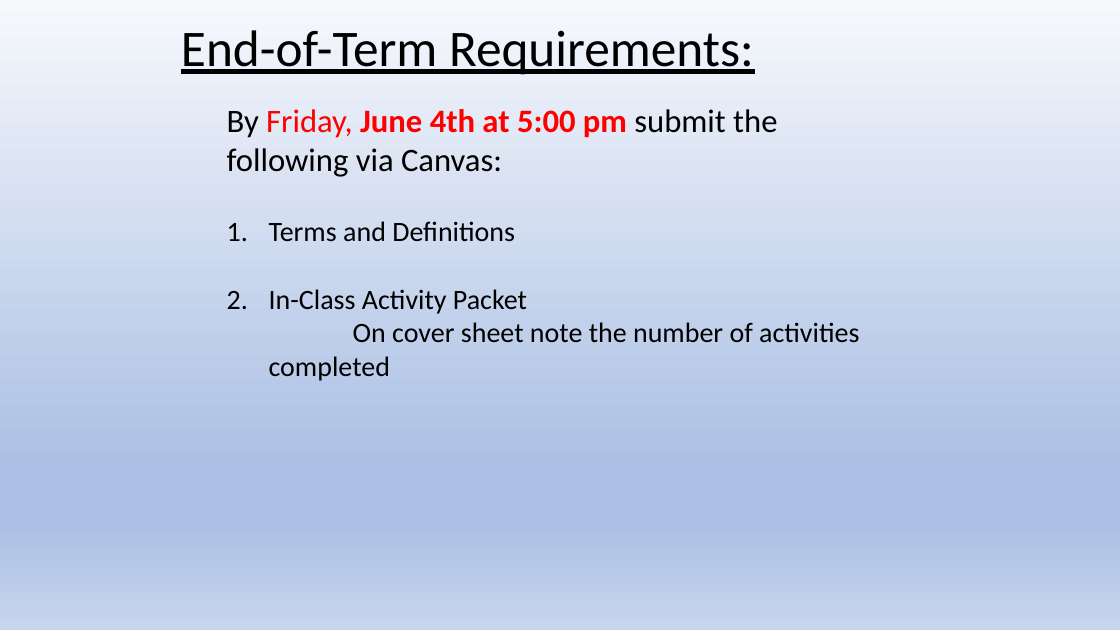
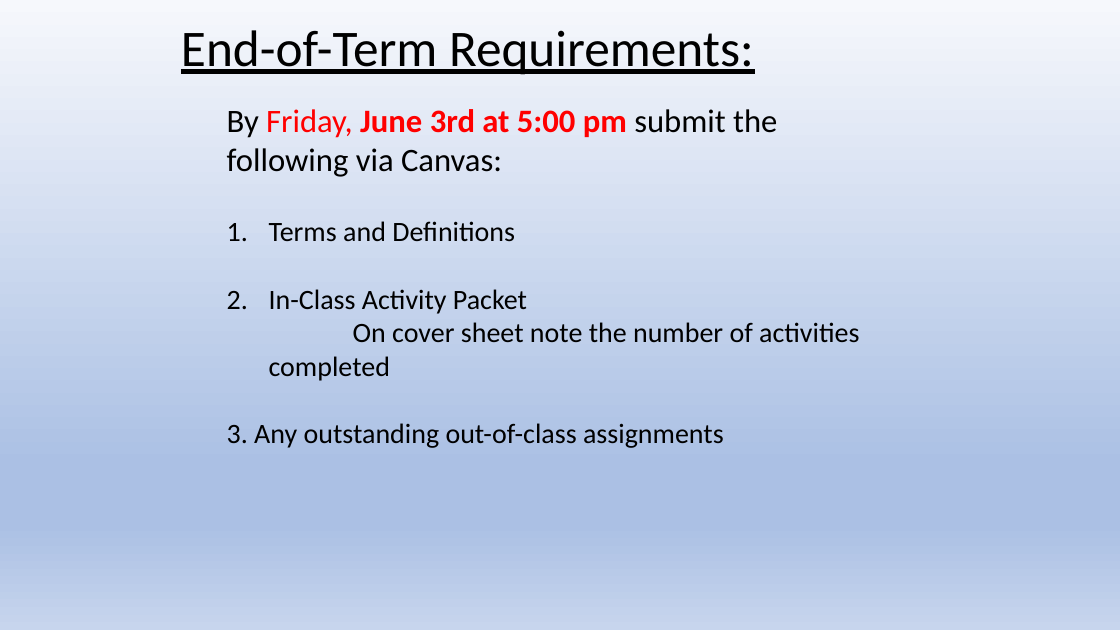
Before and after one commit to Jim-Wright90/cds431_sp22, a slide deck: slide 1 of slides/cds431_week9_2.pptx. Drawn at 1120x630 pixels with LibreOffice and Linux fonts; fonts in the diff are those of the drawing. Boxes give left, top, right and bottom in pixels: in the first picture for what was removed or moved away, otherwise in the second. Text is boxed around its words. In the diff, an @@ line names an element or a change of style, - is before the commit and + after.

```diff
--- a/slides/cds431_week9_2.pptx
+++ b/slides/cds431_week9_2.pptx
@@ text at box(227, 109, 777, 177): text changed @@
-By Friday, June 4th at 5:00 pm submit the following via Canvas:
+By Friday, June 3rd at 5:00 pm submit the following via Canvas:
@@ text at box(227, 423, 724, 448): paragraph added @@
+3. Any outstanding out-of-class assignments
```
Also in this commit, not shown: 2 other files.
